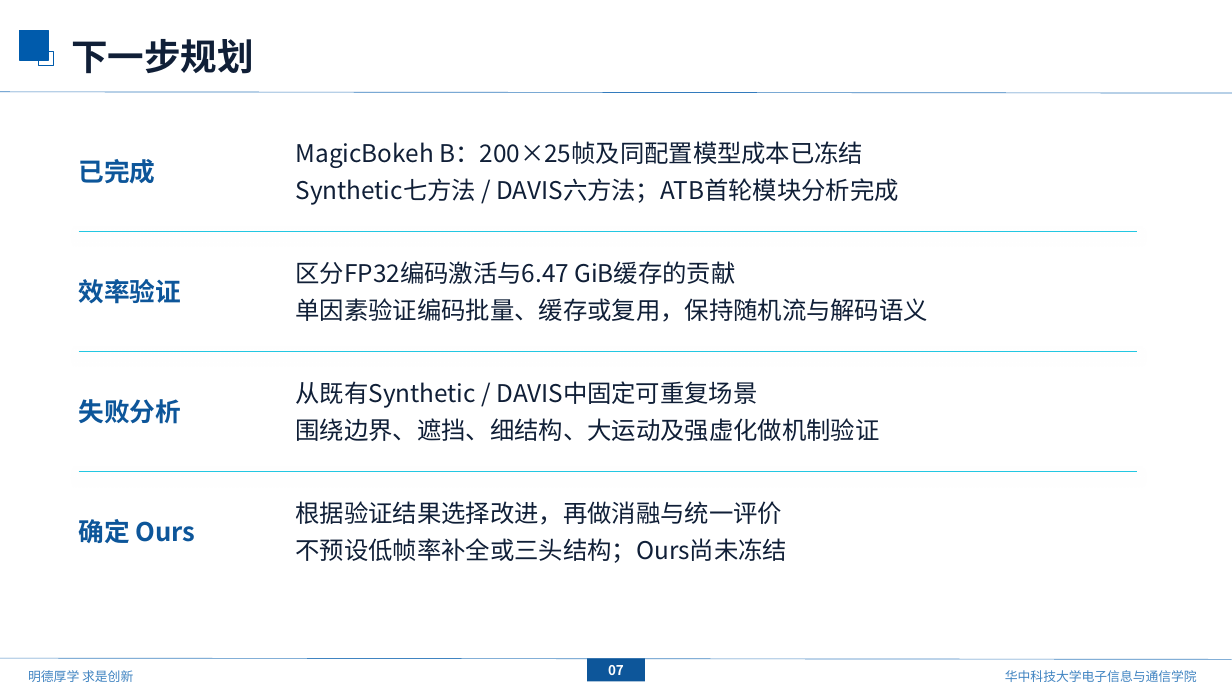
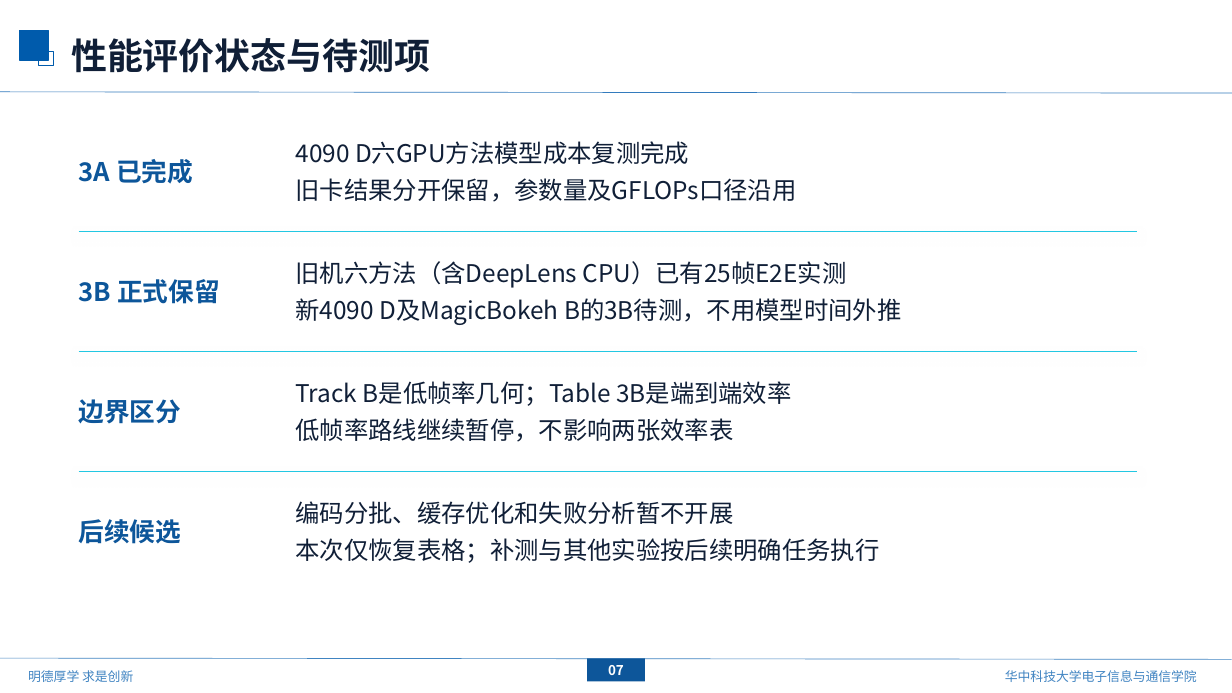
Before and after one commit to mengmcy1/OPPO-depth-guided-video-bokeh, a slide deck: slide 8 of 汇报/下次汇报草稿_基线更新与ATB分析/基线更新与ATB效率分析_草稿.pptx. Drawn at 1232x693 pixels with LibreOffice and Linux fonts; fonts in the diff are those of the drawing; background and template pictures are left out. Boxes give left, top, right and bottom in pixels: in the first picture for what was removed or moved away, otherwise in the second. Text is boxed around its words. In the diff, an @@ line names an element or a change of style, - is before the commit and + after.

Commit message:
docs: restore efficiency Tables 3A and 3B and combine current-GPU report

```diff
--- a/汇报/下次汇报草稿_基线更新与ATB分析/基线更新与ATB效率分析_草稿.pptx
+++ b/汇报/下次汇报草稿_基线更新与ATB分析/基线更新与ATB效率分析_草稿.pptx
@@ text at (x1=71, y1=38, x2=430, y2=73): text changed; size 28.5 to 28 pt @@
-下一步规划
+性能评价状态与待测项
@@ text at (x1=296, y1=141, x2=797, y2=202): text changed @@
-MagicBokeh B：200×25帧及同配置模型成本已冻结
-Synthetic七方法 / DAVIS六方法；ATB首轮模块分析完成
+4090 D六GPU方法模型成本复测完成
+旧卡结果分开保留，参数量及GFLOPs口径沿用
@@ text at (x1=79, y1=159, x2=193, y2=184): text changed @@
-已完成
+3A 已完成
@@ text at (x1=296, y1=261, x2=901, y2=325): text changed @@
-区分FP32编码激活与6.47 GiB缓存的贡献
-单因素验证编码批量、缓存或复用，保持随机流与解码语义
+旧机六方法（含DeepLens CPU）已有25帧E2E实测
+新4090 D及MagicBokeh B的3B待测，不用模型时间外推
@@ text at (x1=79, y1=279, x2=220, y2=304): text changed @@
-效率验证
+3B 正式保留
@@ text at (x1=296, y1=381, x2=792, y2=442): text changed @@
-从既有Synthetic / DAVIS中固定可重复场景
-围绕边界、遮挡、细结构、大运动及强虚化做机制验证
+Track B是低帧率几何；Table 3B是端到端效率
+低帧率路线继续暂停，不影响两张效率表
@@ text at (x1=79, y1=399, x2=182, y2=424): text changed @@
-失败分析
+边界区分
@@ text at (x1=296, y1=501, x2=880, y2=563): text changed @@
-根据验证结果选择改进，再做消融与统一评价
-不预设低帧率补全或三头结构；Ours尚未冻结
+编码分批、缓存优化和失败分析暂不开展
+本次仅恢复表格；补测与其他实验按后续明确任务执行
@@ text at (x1=79, y1=519, x2=182, y2=544): text changed @@
-确定 Ours
+后续候选
```
Also in this commit, not shown: 3 other slides changed, 5 other files.
